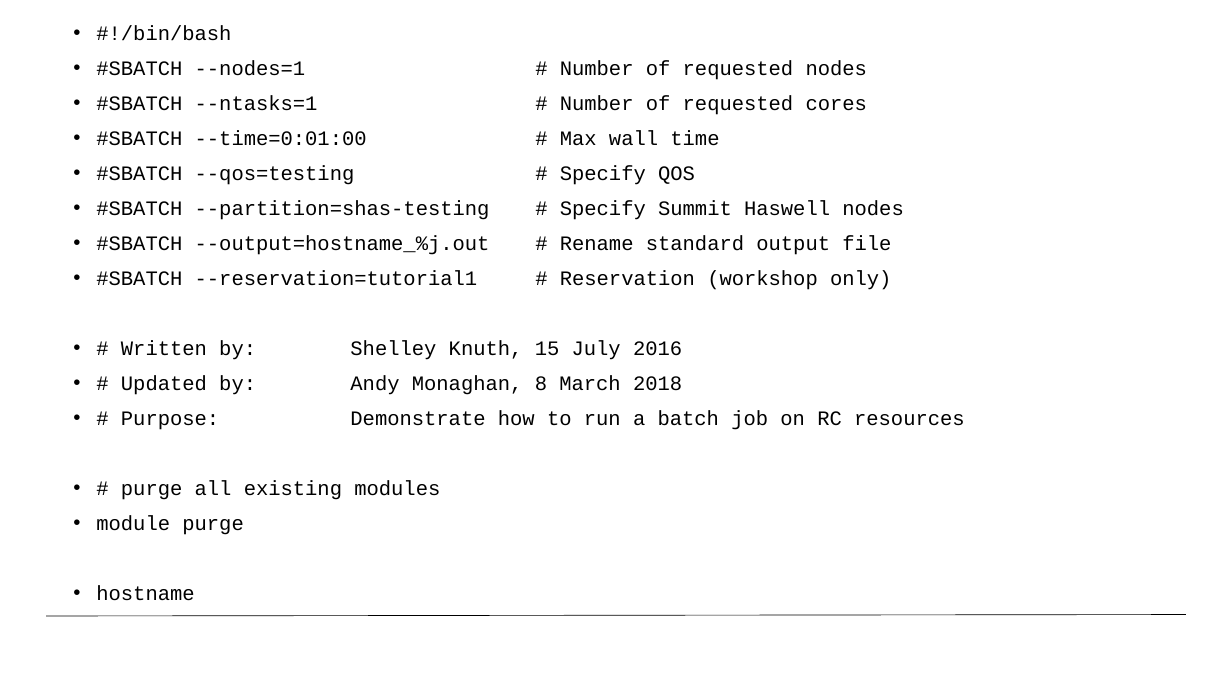
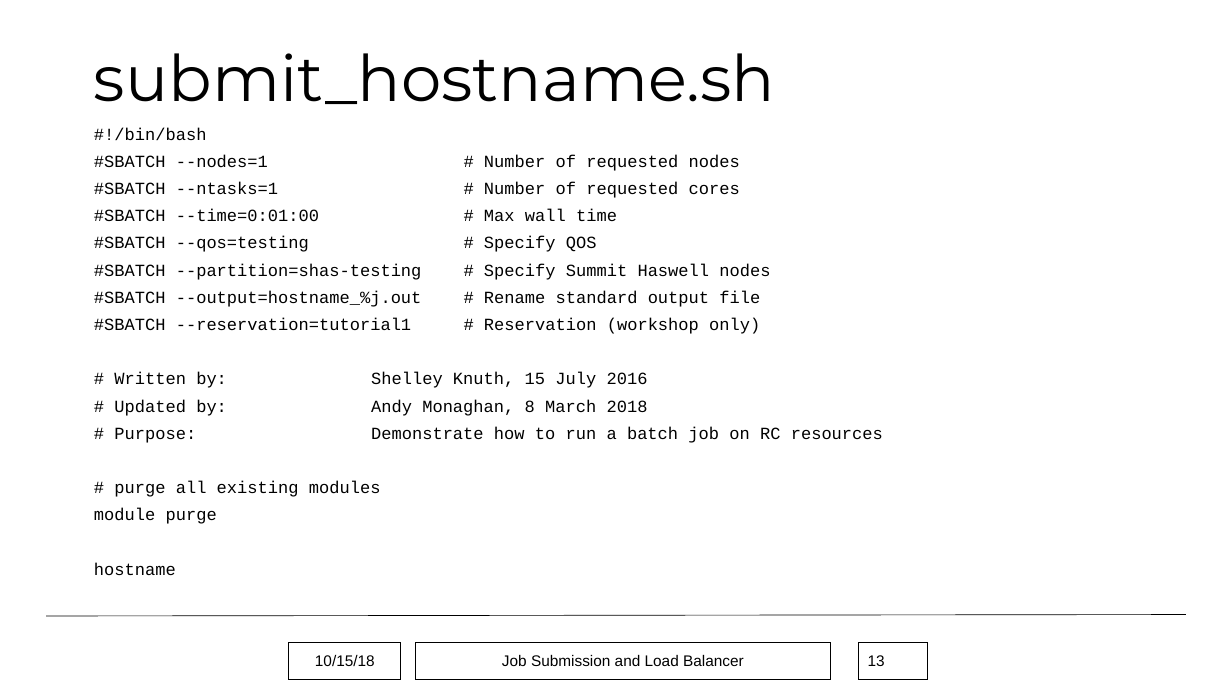
Before and after one commit to monaghaa/HPC_Short_Course_Fall_2018, a slide deck: slide 13 of Job_Submission/hpc_job_submission_Fall2018.pptx. Drawn at 1232x693 pixels with LibreOffice and Linux fonts; fonts in the diff are those of the drawing; background and template pictures are left out. Boxes give left, top, right and bottom in pixels: in the first picture for what was removed or moved away, otherwise in the second. Text is boxed around its words. In the diff, an @@ line names an element or a change of style, - is before the commit and + after.

```diff
--- a/Job_Submission/hpc_job_submission_Fall2018.pptx
+++ b/Job_Submission/hpc_job_submission_Fall2018.pptx
@@ title added at [94, 53, 775, 104], 50 pt, text #000000 @@
+submit_hostname.sh
@@ text "#!/bin/bash": place and size @@
-text "#!/bin/bash" at [96, 25, 965, 601]
+text "#!/bin/bash" at [94, 127, 883, 575]
@@ text "#!/bin/bash" at [94, 127, 883, 575]: size 16 to 13.3 pt; bullet • to none; line spacing 0.9 to 0.7 @@
@@ rectangle added at [289, 642, 401, 679], outline #000000 0.75 pt, 12 pt, text #000000 @@
+10/15/18
@@ rectangle added at [415, 642, 831, 679], outline #000000 0.75 pt, 12 pt, text #000000 @@
+Job Submission and Load Balancer
@@ page number added at [859, 642, 928, 679], outline #000000 0.75 pt, 12 pt, text #000000 @@
+13
```
Also in this commit, not shown: 27 other slides changed, 1 slide removed, 3 other files.
